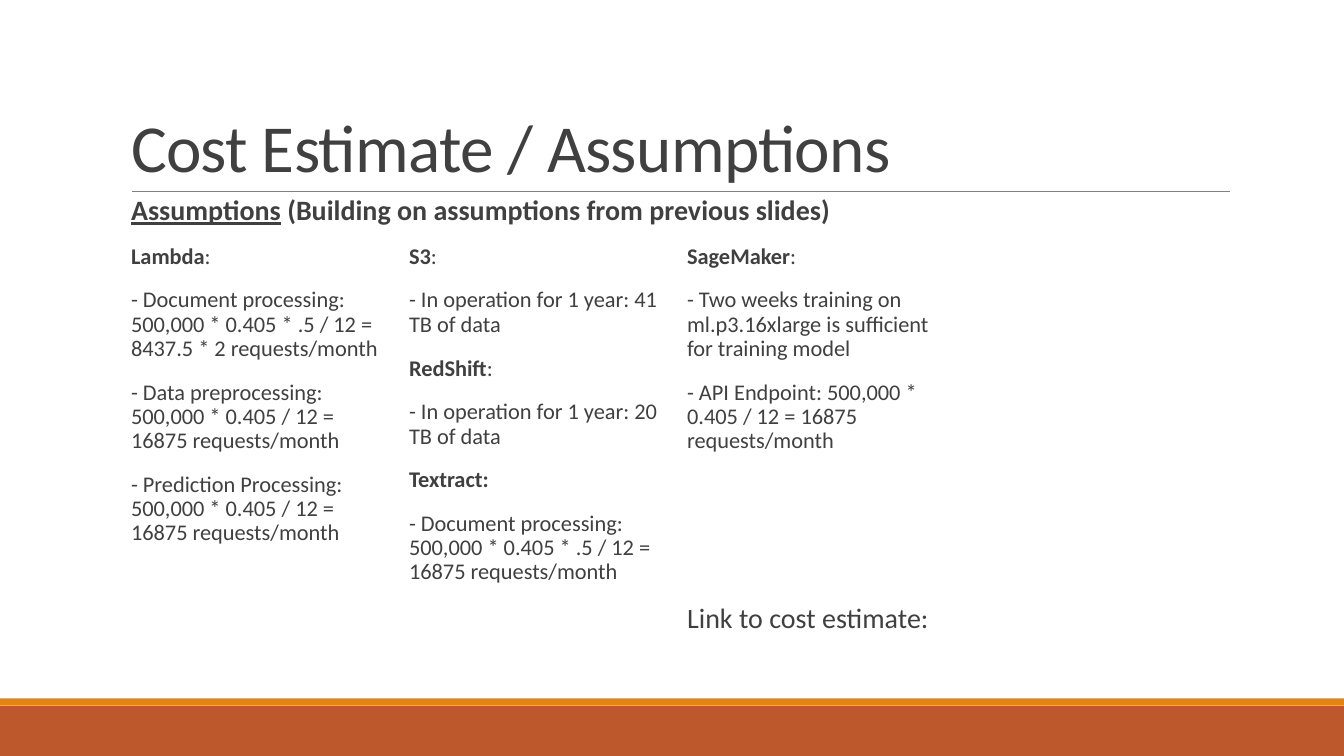
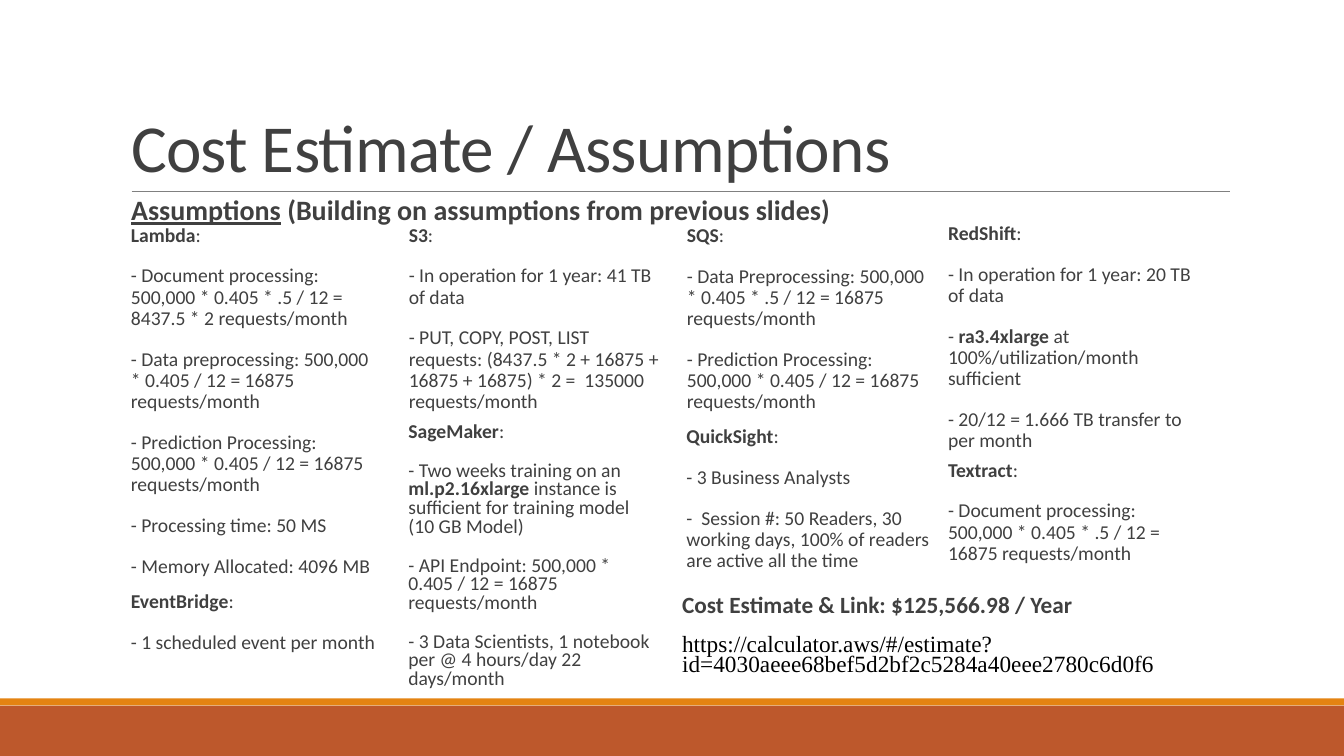
Before and after one commit to samswain2/MSiA-SQ, a slide deck: slide 8 of MSiA 423/hw01/hw01_deck.pptx. Drawn at 1344x756 pixels with LibreOffice and Linux fonts; fonts in the diff are those of the drawing. Boxes give left, top, right and bottom in pixels: in the first picture for what was removed or moved away, otherwise in the second. Text is boxed around its words. In the diff, an @@ line names an element or a change of style, - is before the commit and + after.

```diff
--- a/MSiA 423/hw01/hw01_deck.pptx
+++ b/MSiA 423/hw01/hw01_deck.pptx
@@ text "Lambda:": place and size @@
-text "Lambda:" at (131,248,378,544)
+text "Lambda:" at (131,228,370,576)
@@ text at (131,228,369,494): size 16 to 14 pt in "Lambda:", "- Document processing: 500,000 * 0.405 * ...", "- Data preprocessing: 500,000 * 0.405 / ...", "- Prediction Processing: 500,000 * 0.405 / ..." @@
@@ text "S3:": place and size @@
-text "S3:" at (409,249,657,332)
+text "S3:" at (409,229,651,411)
@@ text at (409,229,651,304): size 16 to 14 pt in "S3:", "- In operation for 1 year: 41 ..." @@
@@ text added at (687,229,925,411), 14 pt, text #404040 @@
+  SQS:
+  - Data Preprocessing: 500,000 * 0.405 * .5 / 12 = 16875 requests/month
+  - Prediction Processing: 500,000 * 0.405 / 12 = 16875 requests/month
@@ text "RedShift:": place and size @@
-text "RedShift:" at (409,360,657,444)
+text "RedShift:" at (948,226,1190,450)
@@ text at (948,226,1190,302): size 16 to 14 pt in "RedShift:", "- In operation for 1 year: 20 ..." @@
@@ text at (948,329,1182,450): paragraphs added @@
+  - ra3.4xlarge at 100%/utilization/month sufficient
+  - 20/12 = 1.666 TB transfer to per month
@@ text at (409,331,645,411): paragraph added @@
+  - PUT, COPY, POST, LIST requests: (8437.5 * 2 + 16875 + 16875 + 16875) * 2 = 135000 requests/month
@@ text "SageMaker:": place and size @@
-text "SageMaker:" at (687,248,928,452)
+text "SageMaker:" at (408,424,650,688)
@@ text at (408,424,596,612): size 16 to 14 pt in "SageMaker:", "- API Endpoint: 500,000 * 0.405 / ..."; line spacing 0.9 to 0.8 @@
@@ text added at (686,429,929,567), 14 pt, text #404040 @@
+  QuickSight:
+  - 3 Business Analysts
+  - Session #: 50 Readers, 30 working days, 100% of readers are active all the time
@@ text at (408,463,630,536): text changed; size 16 to 14 pt @@
-  - Two weeks training on ml.p3.16xlarge is sufficient for training model
+  - Two weeks training on an ml.p2.16xlarge instance is sufficient for training model (10 GB Model)
@@ text "Textract:": place and size @@
-text "Textract:" at (409,472,634,583)
+text "Textract:" at (948,464,1146,563)
@@ text "Textract:" at (948,464,1146,563): size 16 to 14 pt; bold off in "Textract:" @@
@@ text at (141,518,370,576): paragraphs added @@
+  - Processing time: 50 MS
+  - Memory Allocated: 4096 MB
@@ text added at (131,594,375,652), 14 pt, text #404040 @@
+  EventBridge:
+  - 1 scheduled event per month
@@ text at (682,596,1153,673): text changed; size 20 to 16.6 pt; font Calibri to Times New Roman; text colour #404040 to #000000 @@
-  Link to cost estimate:
+  Cost Estimate & Link: $125,566.98 / Year
+  https://calculator.aws/#/estimate?id=4030aeee68bef5d2bf2c5284a40eee2780c6d0f6
@@ text at (408,634,650,688): paragraph added @@
+  - 3 Data Scientists, 1 notebook per @ 4 hours/day 22 days/month
```
Also in this commit, not shown: 2 other slides changed, 7 other files.
